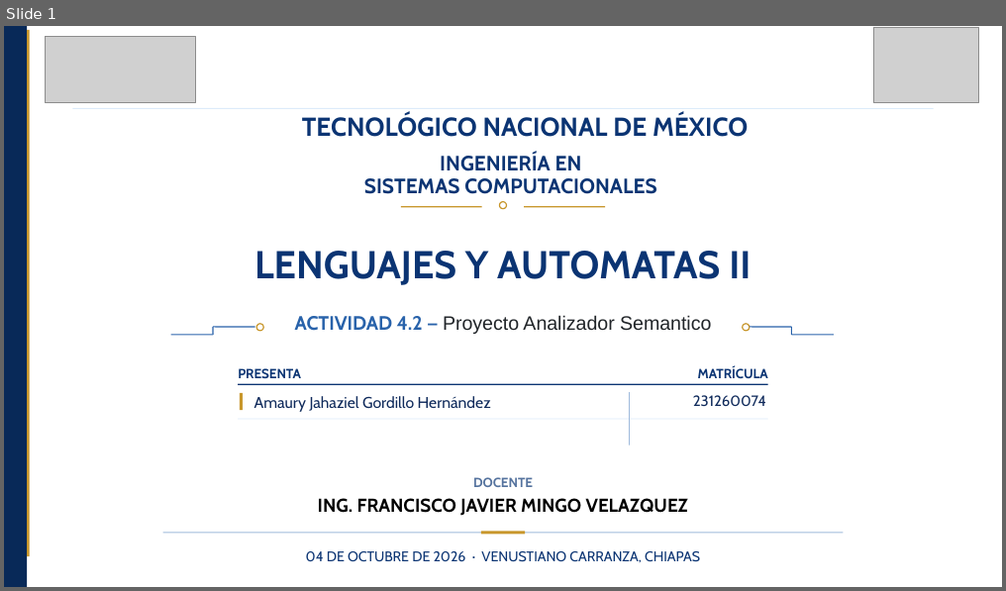
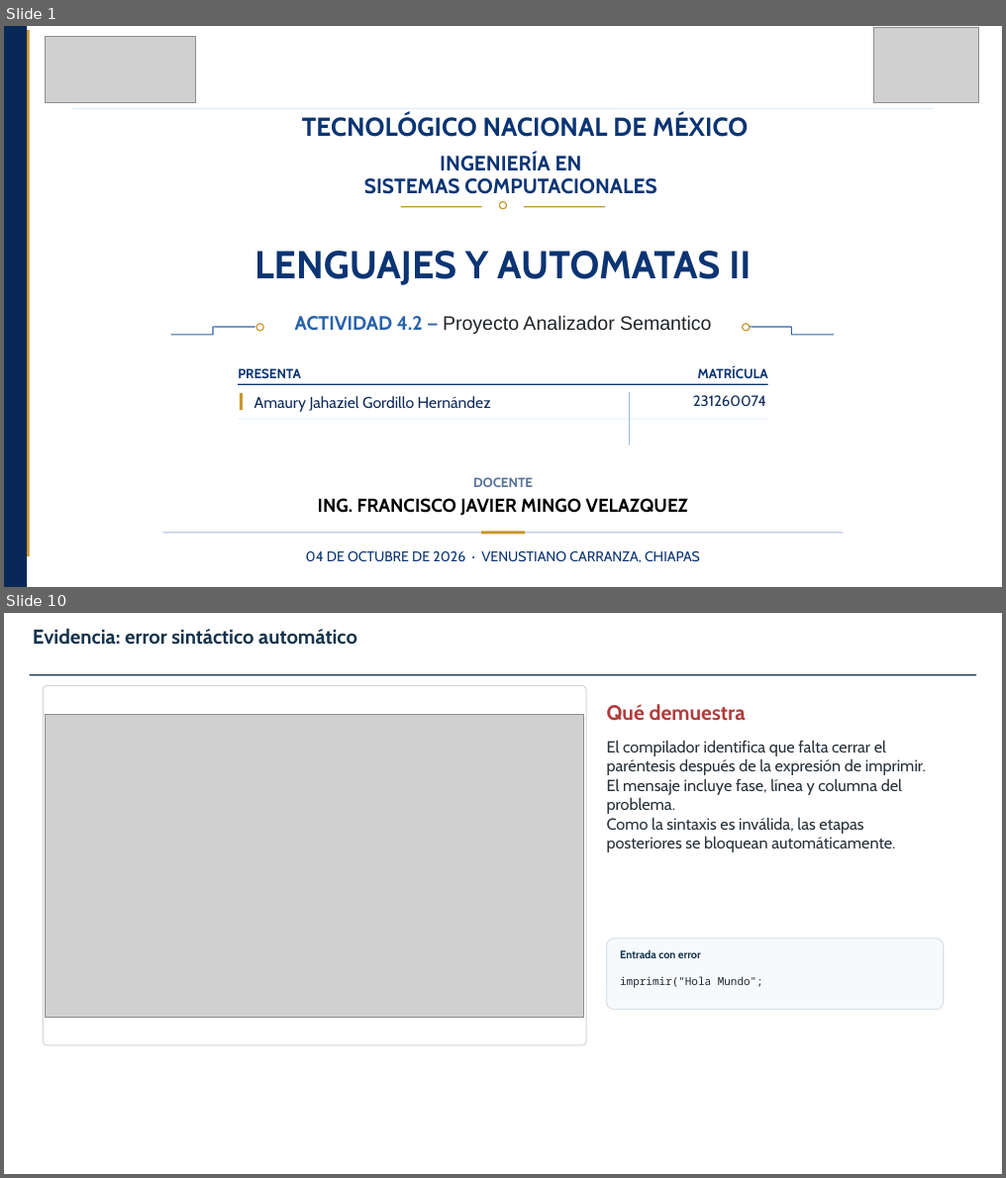
Before and after one commit to amaurycolochos-cpu/LENGUAJES-Y-AUTOMATAS-II, a slide deck: LYA-ll-Tema-4/Actividad 4.2 Proyecto Analizador Semantico_AmauryGordillo_LYA-II_7ISCM.pptx. Shown one above the other, each under a label of ours: slide 1 before the commit, slides 1 and 10 after it; the slides between them are not shown. The pictures are 1006x591 and 1006x1178 pixels, drawn with LibreOffice and Linux fonts; fonts in the diff are those of the drawing; grey boxes stand for pictures; background and template pictures are left out. Boxes give left, top, right and bottom in pixels: in the first picture for what was removed or moved away, otherwise in the second. Text is boxed around its words. In the diff, an @@ line names an element or a change of style, - is before the commit and + after.

```diff
--- a/LYA-ll-Tema-4/Actividad 4.2 Proyecto Analizador Semantico_AmauryGordillo_LYA-II_7ISCM.pptx
+++ b/LYA-ll-Tema-4/Actividad 4.2 Proyecto Analizador Semantico_AmauryGordillo_LYA-II_7ISCM.pptx
@@ slide 10 added at [4,613,1002,1174], background #FFFFFF @@
@@ text added at [33,628,357,645], 19.4 pt, text #14324B, bold @@
+Evidencia: error sintáctico automático
@@ line added from (30, 675) to (976, 675), #14324B 1.3 pt @@
@@ rounded rectangle added at [43,685,586,1046], outline #D0D6DC 1 pt @@
@@ picture added at [46,714,584,1017] @@
@@ text added at [607,704,746,721], 20 pt, text #B33A3A, bold @@
+Qué demuestra
@@ text added at [607,740,926,853], 15.5 pt, text #27323A @@
+El compilador identifica que falta cerrar el paréntesis después de la expresión de imprimir.
+El mensaje incluye fase, línea y columna del problema.
+Como la sintaxis es inválida, las etapas posteriores se bloquean automáticamente.
@@ rounded rectangle added at [607,939,944,1010], fill #F7FAFC, outline #D9E1E8 1 pt @@
@@ text added at [620,950,701,959], 10.5 pt, text #14324B, bold @@
+Entrada con error
@@ text added at [620,976,763,988], 10.5 pt, text #1D2935 @@
+imprimir("Hola Mundo";
```
Also in this commit, not shown: 2 slides changed, 11 other slides added, 10 slides removed.
